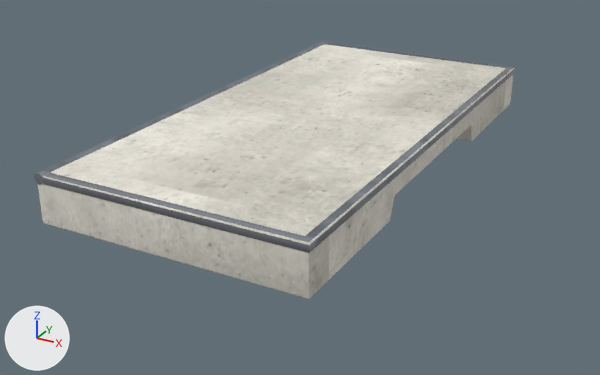
The glTF model public/katalog/modelle/manual-pad-250.gltf as it was, and as the next commit left it.
Both versions are drawn from a camera (50 mm lens) standing at (1.8, -3.44, 1.51) and looking at (0.01, -0.18, -0.11). The lights are fixed; the arrows at lower left show +X, +Y and +Z. The first picture is the older version. Vertices at exactly the same position are counted once.

Before the edit, the objects in view are built like this:
```python
me_sk0434_manual_pad_250_001 = bpy.data.meshes.new('SK0434_Manual-Pad-250.001')
me_sk0434_manual_pad_250_001.from_pydata(...)  # 241 vertices, 466 faces; spans x -0.63..0.63, y -1.25..1.25, z 0.0..0.23
# faces by material slot: [287, 179]
me_sk0434_manual_pad_250_001.materials.append(mat_beton_web_076)
me_sk0434_manual_pad_250_001.materials.append(mat_stahl_web_061)
ob_sk0434_manual_pad_250_001 = bpy.data.objects.new('SK0434_Manual-Pad-250.001', me_sk0434_manual_pad_250_001)
ob_sk0434_manual_pad_250_001.location = (0.0, 0.0, 0.0)
```
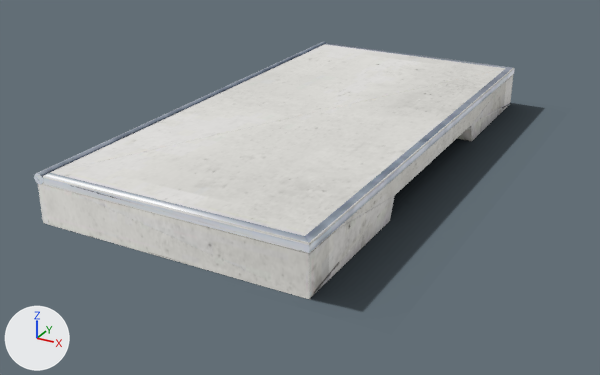
Location of each change, (x1, y1, x2, y2) in pixels of the pictures (600 x 375 px):
'Schatten', added: after (51, 103, 544, 311)
part 1 of me_sk0434_manual_pad_250_001, recoloured: (38, 43, 515, 299) in both
part 2 of me_sk0434_manual_pad_250_001, recoloured: (34, 42, 515, 253) in both

The edits, one by one:
Picture 'manual-pad-250_licht' (img_manual_pad_250_licht) is new.
Picture 'manual-pad-250_schatten' (img_manual_pad_250_schatten) is new.
Material 'Stahl_web.028' (mat_stahl_web_028) is new.
Uses the picture img_manual_pad_250_licht.
Material 'Beton_web.037' (mat_beton_web_037) is new.
Uses the picture img_manual_pad_250_licht.
Material 'Schatten.035' (mat_schatten_035) is new.
Uses the picture img_manual_pad_250_schatten.
me_sk0434_manual_pad_250_001 has 241 vertices, 466 faces and spans x -0.63..0.63, y -1.25..1.25, z 0.0..0.23.
me_sk0434_manual_pad_250_001 is used by ob_sk0434_manual_pad_250_001; location (0.0, 0.0, 0.0).
me_sk0434_manual_pad_250_001 part 1: all 287 faces that had it switch from mat_beton_web_076 to mat_beton_web_037.
me_sk0434_manual_pad_250_001 part 2: all 179 faces that had it switch from mat_stahl_web_061 to mat_stahl_web_028.
Mesh me_schatten is new.
It has 4 vertices, 2 faces and spans x -0.64..0.96, y -1.31..1.34, z 0.0.
It uses material mat_schatten_035.
Object 'Schatten' (ob_schatten) is new; it shows me_schatten.
Its location is (0.0, 0.0, 0.0).
